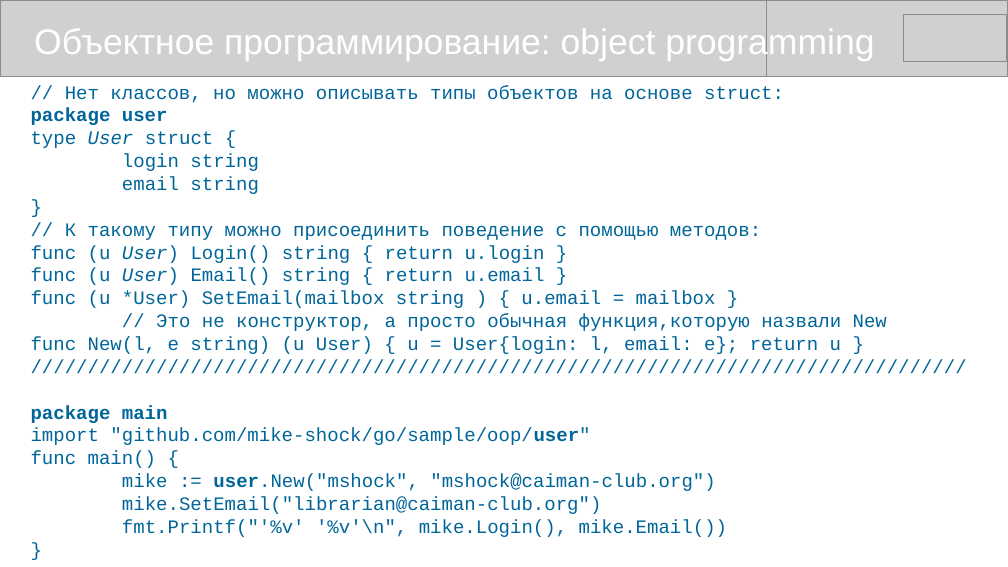
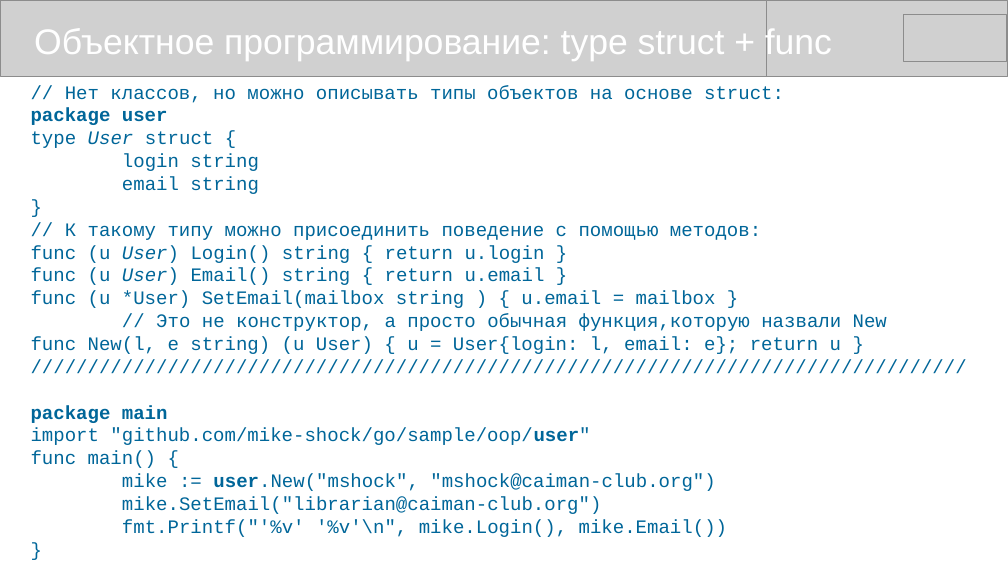
Before and after one commit to mike-shock/Go_language, a slide deck: slide 29 of Go_Review.odp. Drawn at 1008x567 pixels with LibreOffice and Linux fonts; fonts in the diff are those of the drawing; grey boxes stand for pictures. Boxes give left, top, right and bottom in pixels: in the first picture for what was removed or moved away, otherwise in the second. Text is boxed around its words. In the diff, an @@ line names an element or a change of style, - is before the commit and + after.

```diff
--- a/Go_Review.odp
+++ b/Go_Review.odp
@@ text at box(34, 26, 832, 61): text changed @@
-Объектное программирование: object programming
+Объектное программирование: type struct + func
```
Also in this commit, not shown: 7 other slides changed, 1 slide added.
